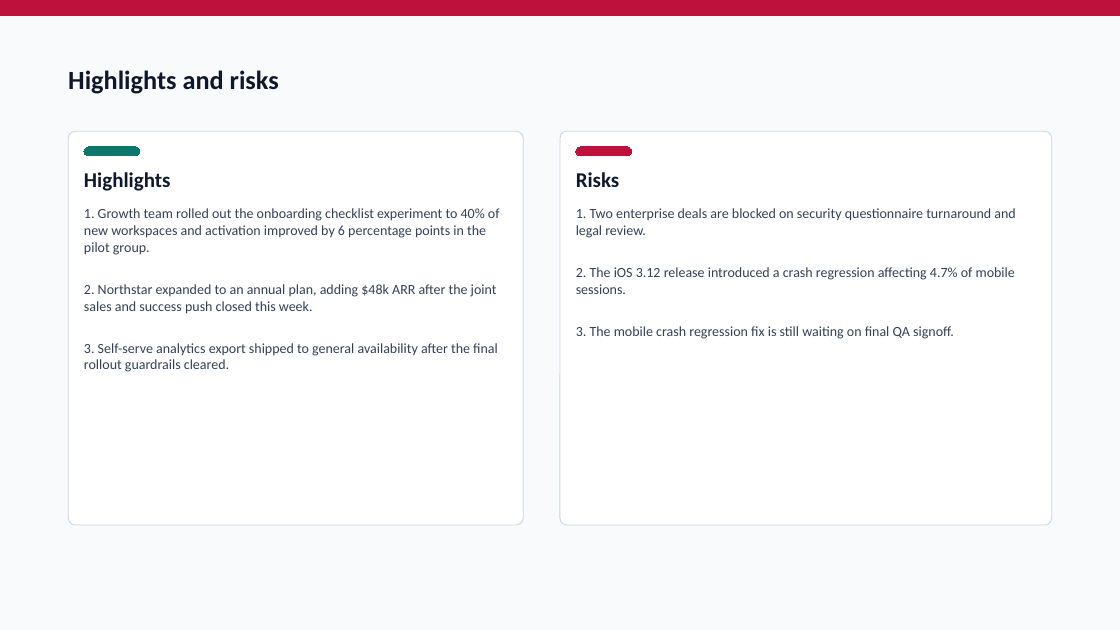
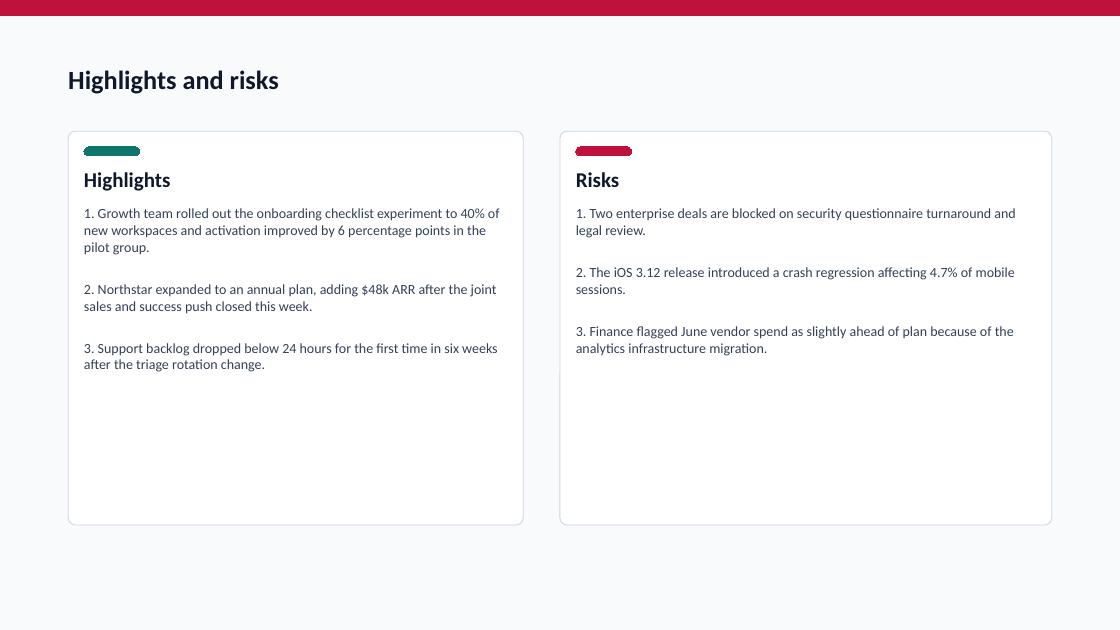
Before and after one commit to Laksh-star/codex-workflow-agents, a slide deck: slide 4 of outputs/executive-briefing-machine-demo/executive-briefing-demo.pptx. Drawn at 1120x630 pixels with LibreOffice and Linux fonts; fonts in the diff are those of the drawing. Boxes give left, top, right and bottom in pixels: in the first picture for what was removed or moved away, otherwise in the second. Text is boxed around its words. In the diff, an @@ line names an element or a change of style, - is before the commit and + after.

```diff
--- a/outputs/executive-briefing-machine-demo/executive-briefing-demo.pptx
+++ b/outputs/executive-briefing-machine-demo/executive-briefing-demo.pptx
@@ text at [576, 326, 1014, 356]: text changed @@
-3. The mobile crash regression fix is still waiting on final QA signoff.
+3. Finance flagged June vendor spend as slightly ahead of plan because of the analytics infrastructure migration.
@@ text at [84, 343, 497, 372]: text changed @@
-3. Self-serve analytics export shipped to general availability after the final rollout guardrails cleared.
+3. Support backlog dropped below 24 hours for the first time in six weeks after the triage rotation change.
```
Also in this commit, not shown: 1 other slide changed, 14 other files.
